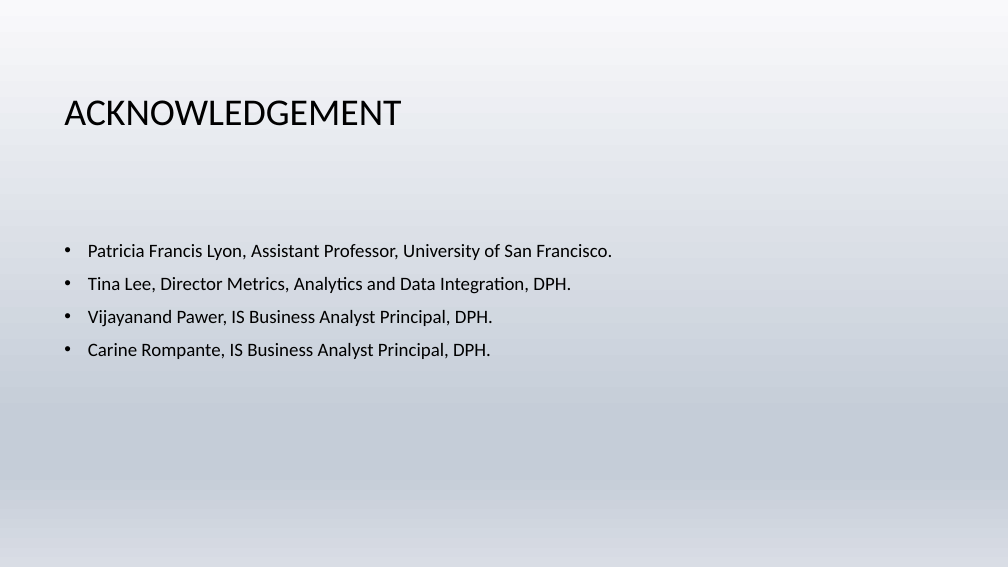
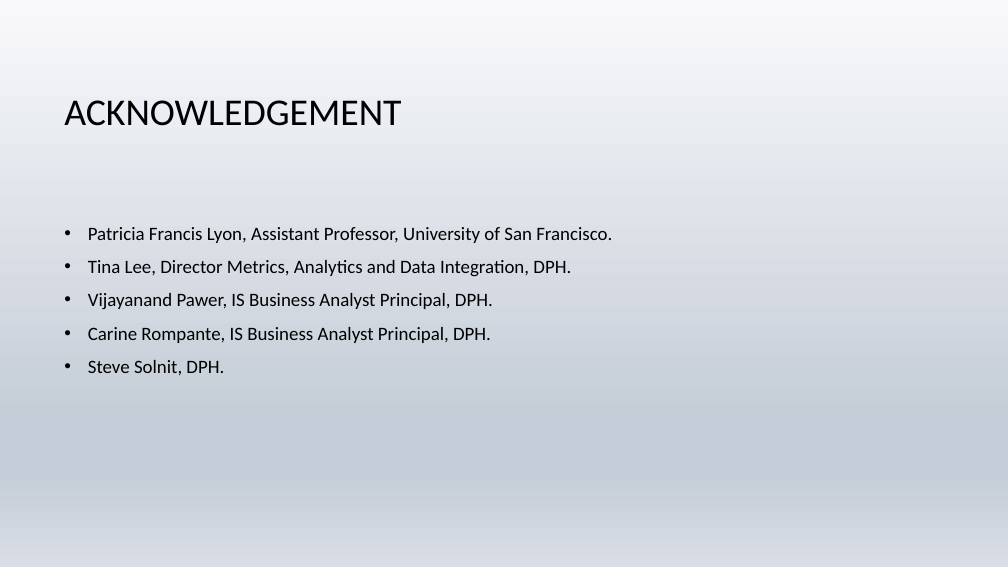
Before and after one commit to tanzirhasan/Readmission, a slide deck: slide 39 of 30_day_readmission.pptx (slide 33 before the commit). Drawn at 1008x567 pixels with LibreOffice and Linux fonts; fonts in the diff are those of the drawing; background and template pictures are left out. Boxes give left, top, right and bottom in pixels: in the first picture for what was removed or moved away, otherwise in the second. Text is boxed around its words. In the diff, an @@ line names an element or a change of style, - is before the commit and + after.

```diff
--- a/30_day_readmission.pptx
+++ b/30_day_readmission.pptx
@@ text at bbox=[88, 360, 224, 375]: paragraph added @@
+• Steve Solnit, DPH.
```
Also in this commit, not shown: 3 other slides changed, 6 slides added.
